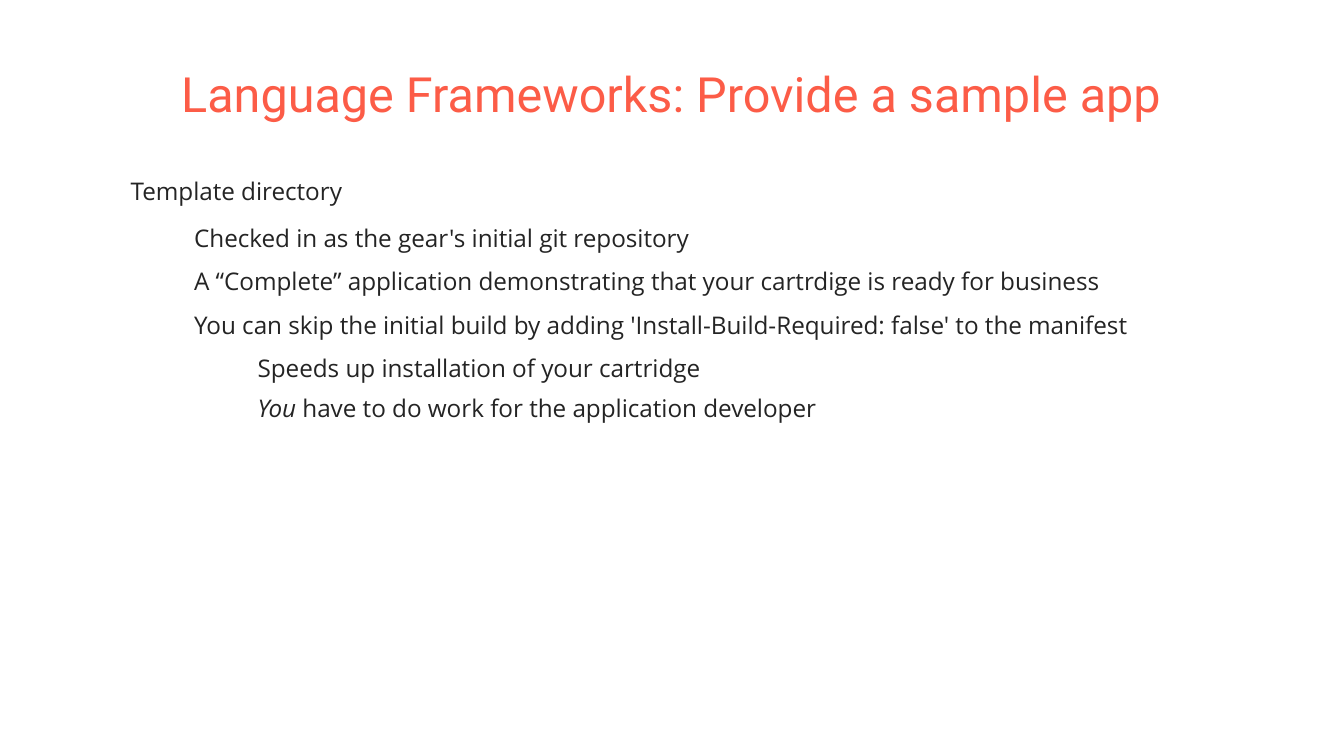
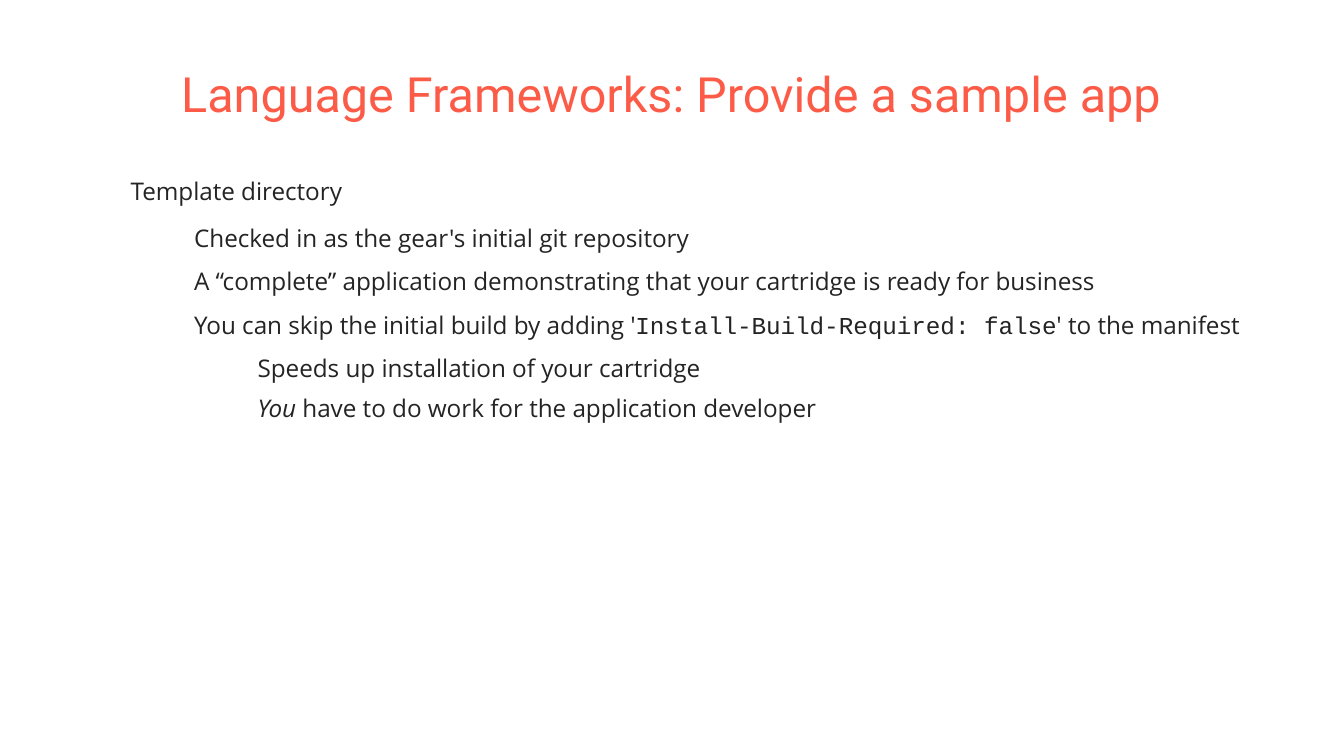
Before and after one commit to pmorie/presentations, a slide deck: slide 18 of devnation_openshift_cartridges.odp. Drawn at 1344x753 pixels with LibreOffice and Linux fonts; fonts in the diff are those of the drawing; background and template pictures are left out. Boxes give left, top, right and bottom in pixels: in the first picture for what was removed or moved away, otherwise in the second. Text is boxed around its words. In the diff, an @@ line names an element or a change of style, - is before the commit and + after.

Commit message:
Minor edits

```diff
--- a/devnation_openshift_cartridges.odp
+++ b/devnation_openshift_cartridges.odp
@@ text at (x1=194, y1=271, x2=1095, y2=296): text changed @@
-  − A “Complete” application demonstrating that your cartrdige is ready for business
+  − A “complete” application demonstrating that your cartridge is ready for business
@@ text at (x1=194, y1=315, x2=1240, y2=340): font Open Sans to Courier New in "'Install-Build-Required: false'" @@
```
Also in this commit, not shown: 3 other slides changed.
